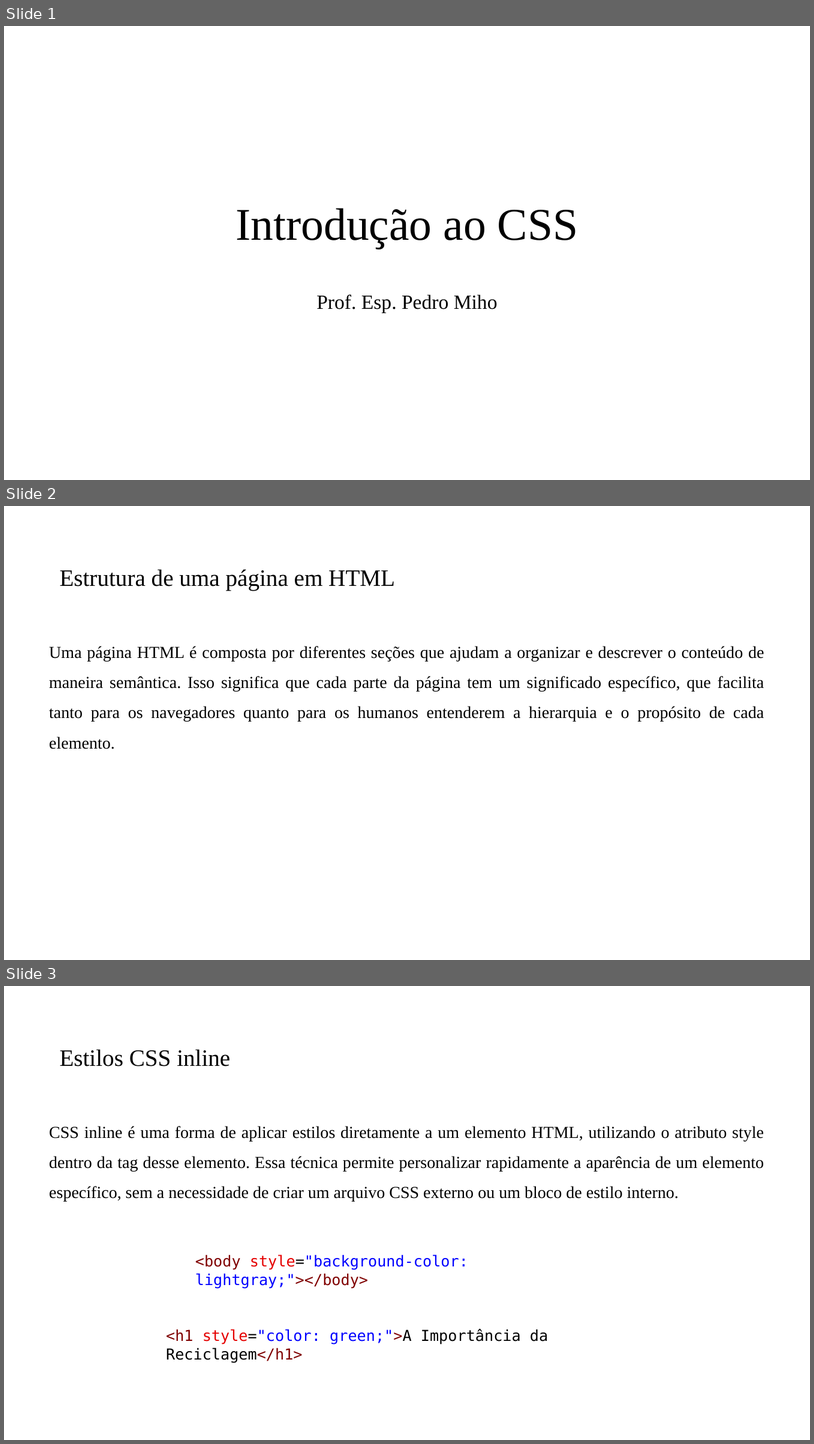
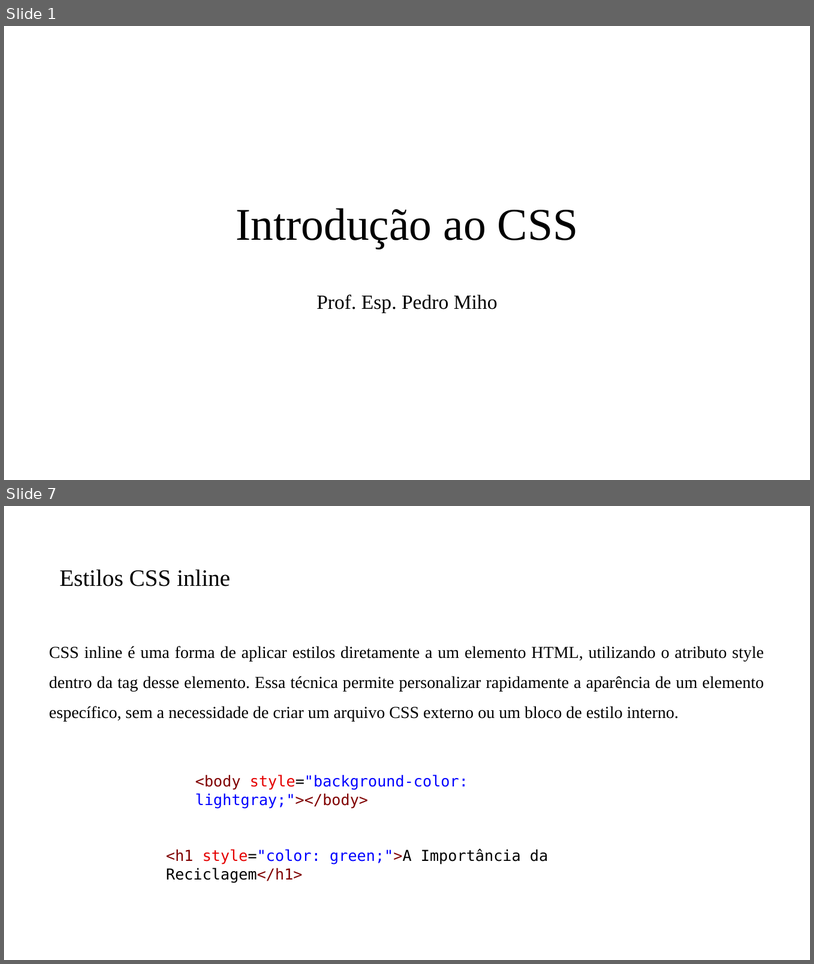
Before and after one commit to PedroMiho/Logica-de-Programacao, a slide deck: Módulo 01 - HTML e CSS/Aula 04 - Introdução ao CSS/Introdução ao CSS.pptx. Shown one above the other, each under a label of ours: slides 1, 2 and 3 before the commit, slides 1 and 7 after it; the slides between them are not shown. The pictures are 814x1444 and 814x964 pixels, drawn with LibreOffice and Linux fonts; fonts in the diff are those of the drawing; background and template pictures are left out. Boxes give left, top, right and bottom in pixels: in the first picture for what was removed or moved away, otherwise in the second. Text is boxed around its words. In the diff, an @@ line names an element or a change of style, - is before the commit and + after.

```diff
--- a/Módulo 01 - HTML e CSS/Aula 04 - Introdução ao CSS/Introdução ao CSS.pptx
+++ b/Módulo 01 - HTML e CSS/Aula 04 - Introdução ao CSS/Introdução ao CSS.pptx
@@ slide 2 removed at (4,506,810,960), background #FFFFFF @@
@@ title removed at (60,569,395,590) @@
-Estrutura de uma página em HTML
@@ text removed at (49,646,765,749) @@
-Uma página HTML é composta por diferentes seções que ajudam a organizar e descrever o conteúdo de maneira semântica. Isso significa que cada parte da página tem um significado específico, que facilita tanto para os navegadores quanto para os humanos entenderem a hierarquia e o propósito de cada elemento.
@@ what was slide 3 is now slide 7 @@
```
Also in this commit, not shown: 5 slides added, 2 other files.
